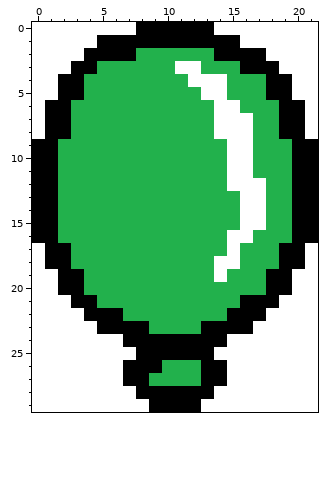
Edited in one commit: pixel-art sprite (FinalProject/res/greenbloon.png). That is the earlier state.
The file is 22x30 pixels.
After the commit:
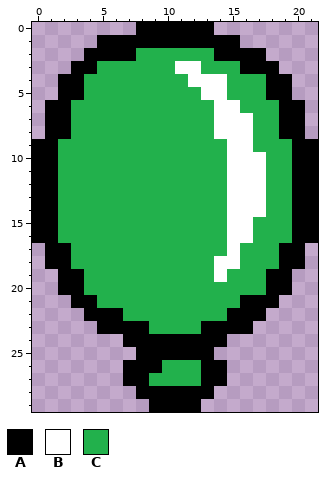
Palette (. is transparent): A #000000  B #ffffff  C #22b14c
Diff:
The author changed colour C to colour B in rows 10 to 11 at x 17; in rows 13 to 15 at x 15.
The author changed colour B to colour C in row 15 at x 17.
The edit erases colour B in row 0 at x 0 to 7 and 14 to 21; in row 1 at x 0 to 4 and 16 to 21; in row 2 at x 0 to 3 and 18 to 21; in row 3 at x 0 to 2 and 19 to 21; in rows 4 to 5 at x 0 to 1 and 20 to 21; in rows 6 to 8 at x 0 and 21.
The edit erases colour B in rows 17 to 18 at x 0 and 21; in rows 19 to 20 at x 0 to 1 and 20 to 21; in row 21 at x 0 to 2 and 19 to 21; in row 22 at x 0 to 3 and 18 to 21; in row 23 at x 0 to 4 and 17 to 21; in row 24 at x 0 to 6 and 15 to 21.
The edit erases colour B in row 25 at x 0 to 7 and 14 to 21; in rows 26 to 27 at x 0 to 6 and 15 to 21; in row 28 at x 0 to 7 and 14 to 21; in row 29 at x 0 to 8 and 13 to 21.
Changed places in both pictures, as pixel boxes (x1, y1, x2, y2):
erased: (32, 22, 136, 139)
erased: (214, 22, 318, 139)
changed: (201, 152, 318, 412)
erased: (32, 243, 149, 412)
